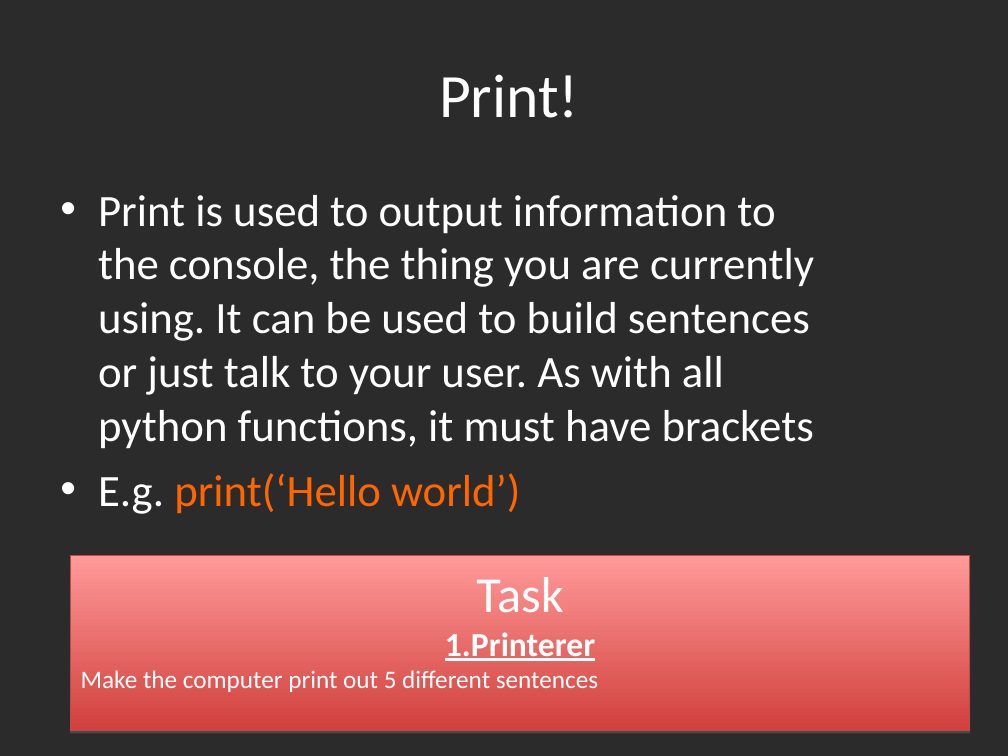
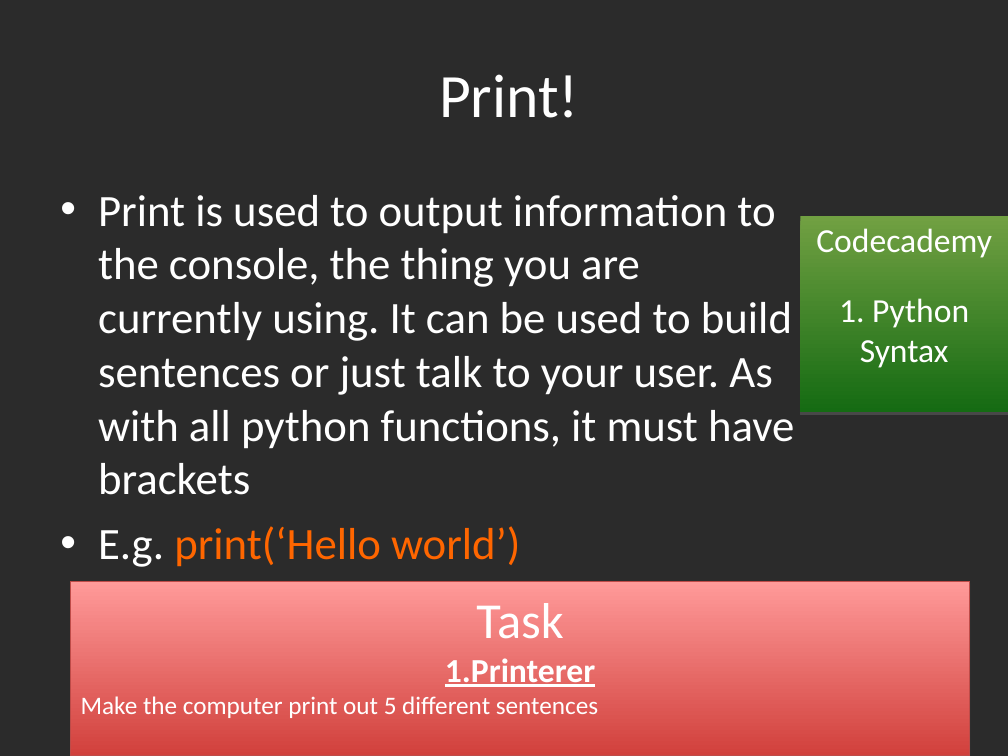
Before and after one commit to gbaman/RaspberryPi-Teaching-Materials, a slide deck: slide 11 of Powerpoints/Python 3.3.ppt (slide 8 before the commit). Drawn at 1008x756 pixels with LibreOffice and Linux fonts; fonts in the diff are those of the drawing; background and template pictures are left out; a plain dark background stands for a picture behind light text. Boxes give left, top, right and bottom in pixels: in the first picture for what was removed or moved away, otherwise in the second. Text is boxed around its words. In the diff, an @@ line names an element or a change of style, - is before the commit and + after.

Commit message:
Now includes codecademy links

```diff
--- a/Powerpoints/Python 3.3.ppt
+++ b/Powerpoints/Python 3.3.ppt
@@ text "Print is used to output ..." rewrapped from (98,195,814,514) to (98,195,794,567) @@
@@ rectangle added at (800,217,1008,412), fill gradient #71A042 to #156B13, 24 pt, text #FFFFFF @@
+Codecademy
+1. Python Syntax
@@ rectangle "Task": place and size @@
-rectangle "Task" at (71,555,970,730)
+rectangle "Task" at (71,582,970,756)
```
Also in this commit, not shown: 16 other slides changed, 4 slides added, 1 slide removed.
